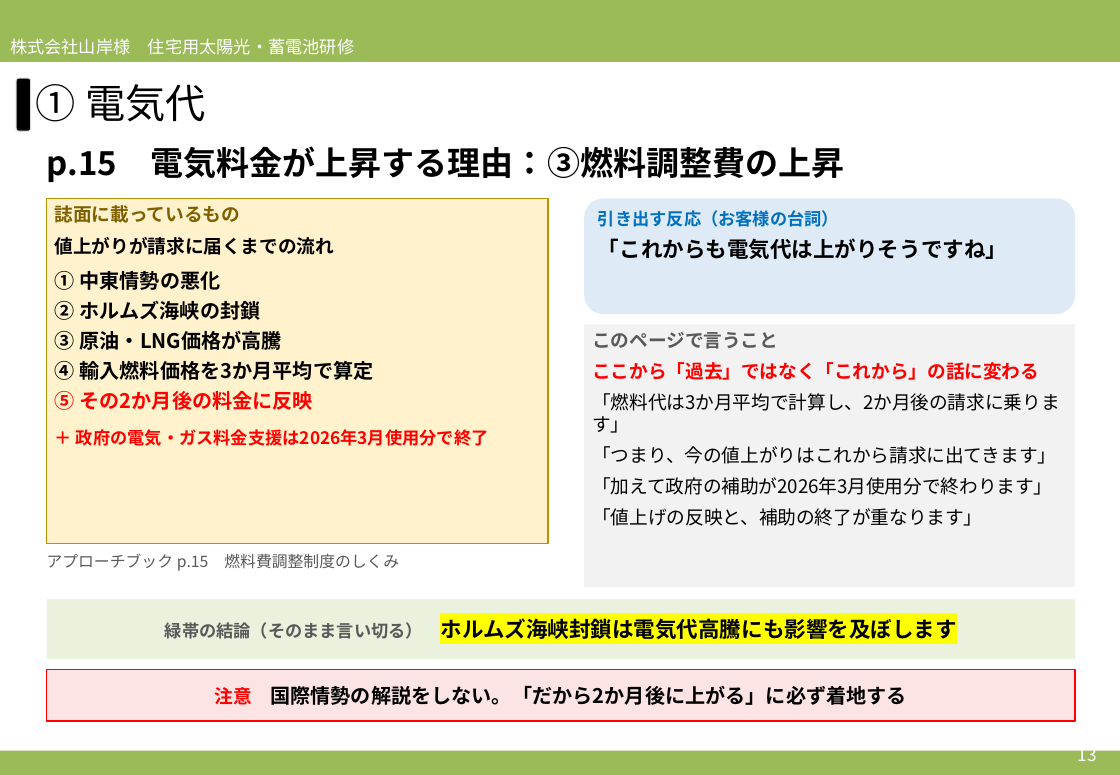
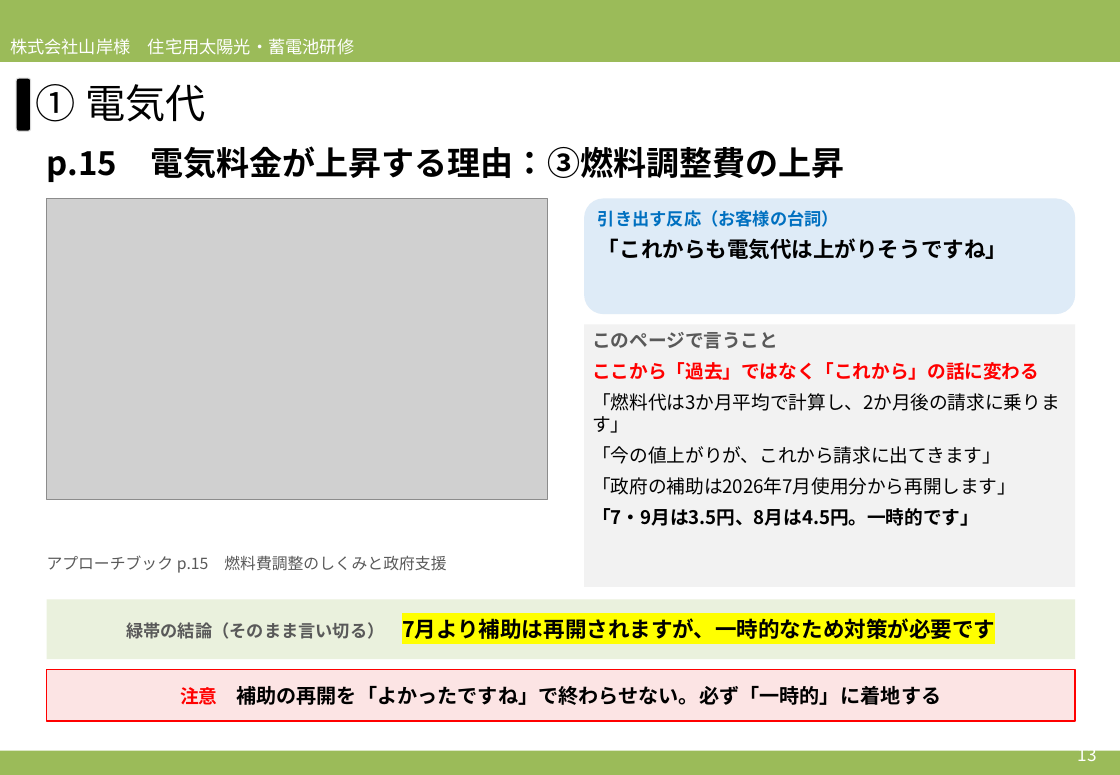
Before and after one commit to soshiro-iki-sys/-, a slide deck: slide 13 of slides/2026営業研修_必要性訴求パート_アプローチブックの伝え方.pptx. Drawn at 1120x775 pixels with LibreOffice and Linux fonts; fonts in the diff are those of the drawing; grey boxes stand for pictures. Boxes give left, top, right and bottom in pixels: in the first picture for what was removed or moved away, otherwise in the second. Text is boxed around its words. In the diff, an @@ line names an element or a change of style, - is before the commit and + after.

```diff
--- a/slides/2026営業研修_必要性訴求パート_アプローチブックの伝え方.pptx
+++ b/slides/2026営業研修_必要性訴求パート_アプローチブックの伝え方.pptx
@@ rectangle removed at <box>47,199,548,544</box> @@
-誌面に載っているもの
-値上がりが請求に届くまでの流れ
-① 中東情勢の悪化
-② ホルムズ海峡の封鎖
-③ 原油・LNG価格が高騰
-④ 輸入燃料価格を3か月平均で算定
-⑤ その2か月後の料金に反映
-＋ 政府の電気・ガス料金支援は2026年3月使用分で終了
@@ picture added at <box>47,199,548,500</box> @@
@@ text in rectangle at <box>592,446,1016,526</box>: text changed @@
-「つまり、今の値上がりはこれから請求に出てきます」
-「加えて政府の補助が2026年3月使用分で終わります」
-「値上げの反映と、補助の終了が重なります」
+「今の値上がりが、これから請求に出てきます」
+「政府の補助は2026年7月使用分から再開します」
+「7・9月は3.5円、8月は4.5円。一時的です」
@@ text at <box>47,555,446,573</box>: text changed @@
-アプローチブック p.15 燃料費調整制度のしくみ
+アプローチブック p.15 燃料費調整のしくみと政府支援
@@ text in rectangle at <box>126,618,995,639</box>: text changed @@
-緑帯の結論（そのまま言い切る） ホルムズ海峡封鎖は電気代高騰にも影響を及ぼします
+緑帯の結論（そのまま言い切る） 7月より補助は再開されますが、一時的なため対策が必要です
@@ text in rectangle at <box>180,686,941,705</box>: text changed @@
-注意 国際情勢の解説をしない。「だから2か月後に上がる」に必ず着地する
+注意 補助の再開を「よかったですね」で終わらせない。必ず「一時的」に着地する
```
Also in this commit, not shown: 13 other slides changed, 16 other files.
